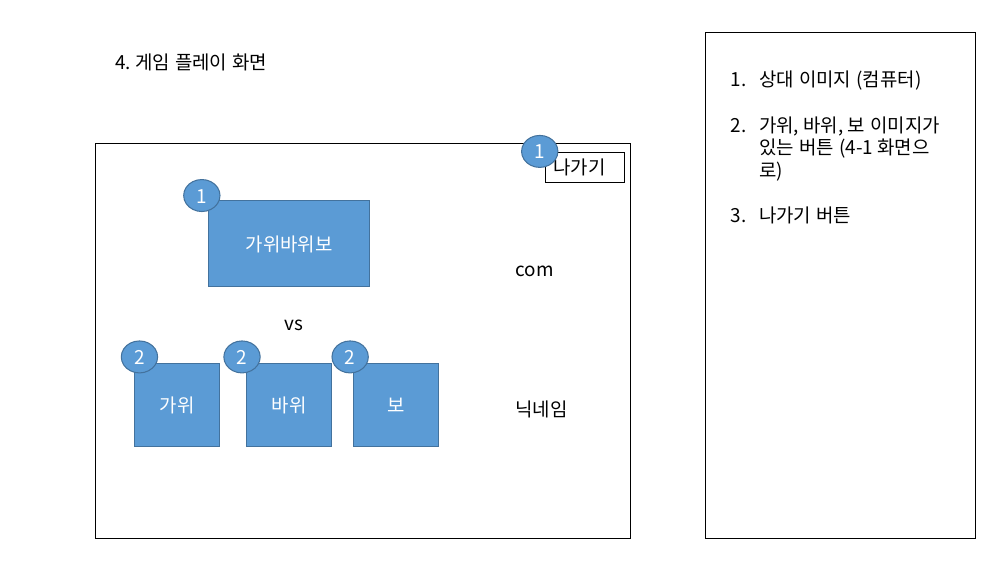
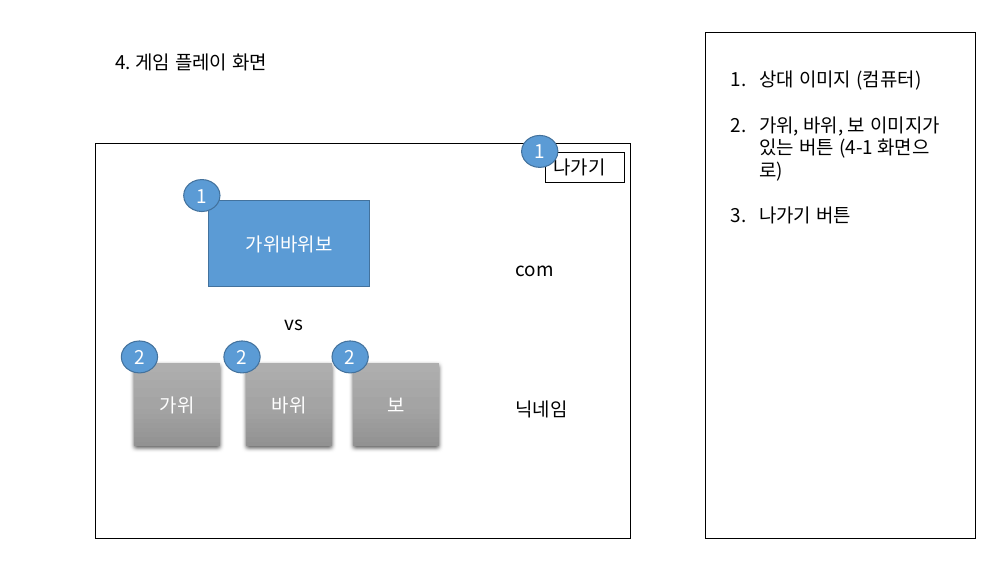
Before and after one commit to Hernameis/rockSissorsPaper_Online, a slide deck: slide 10 of StoryBoard.pptx (slide 9 before the commit). Drawn at 1008x567 pixels with LibreOffice and Linux fonts; fonts in the diff are those of the drawing. Boxes give left, top, right and bottom in pixels: in the first picture for what was removed or moved away, otherwise in the second. Text is boxed around its words. In the diff, an @@ line names an element or a change of style, - is before the commit and + after.

```diff
--- a/StoryBoard.pptx
+++ b/StoryBoard.pptx
@@ fill #5B9BD5 to gradient #AFAFAF to #A5A5A5 to #939393; outline #43739E 1 pt to none; shadow on in 3 elements at bbox=[135, 364, 220, 447], bbox=[247, 364, 332, 447], bbox=[353, 364, 439, 447] @@
```
Also in this commit, not shown: 10 other slides changed, 1 slide added.
